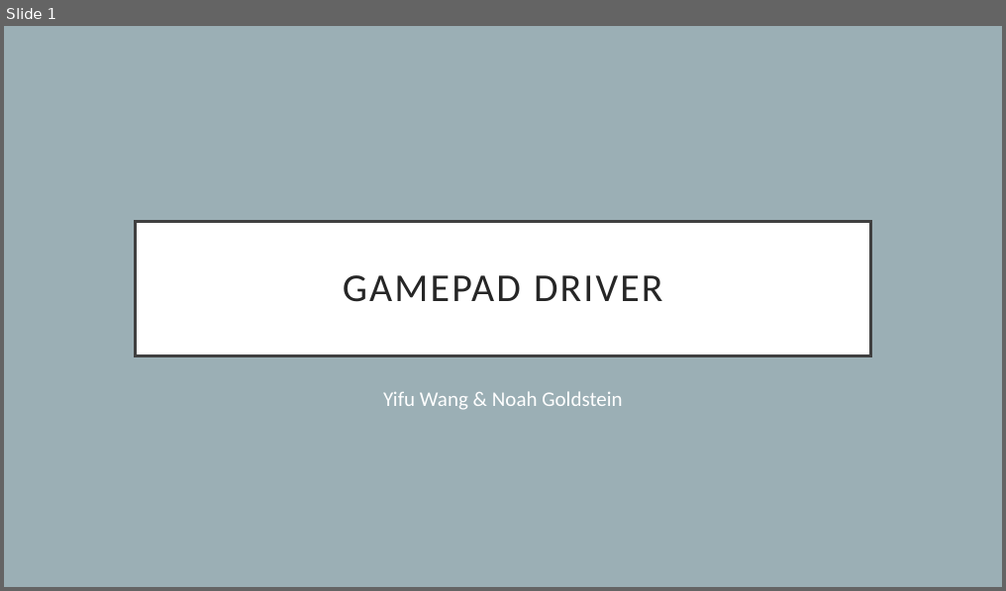
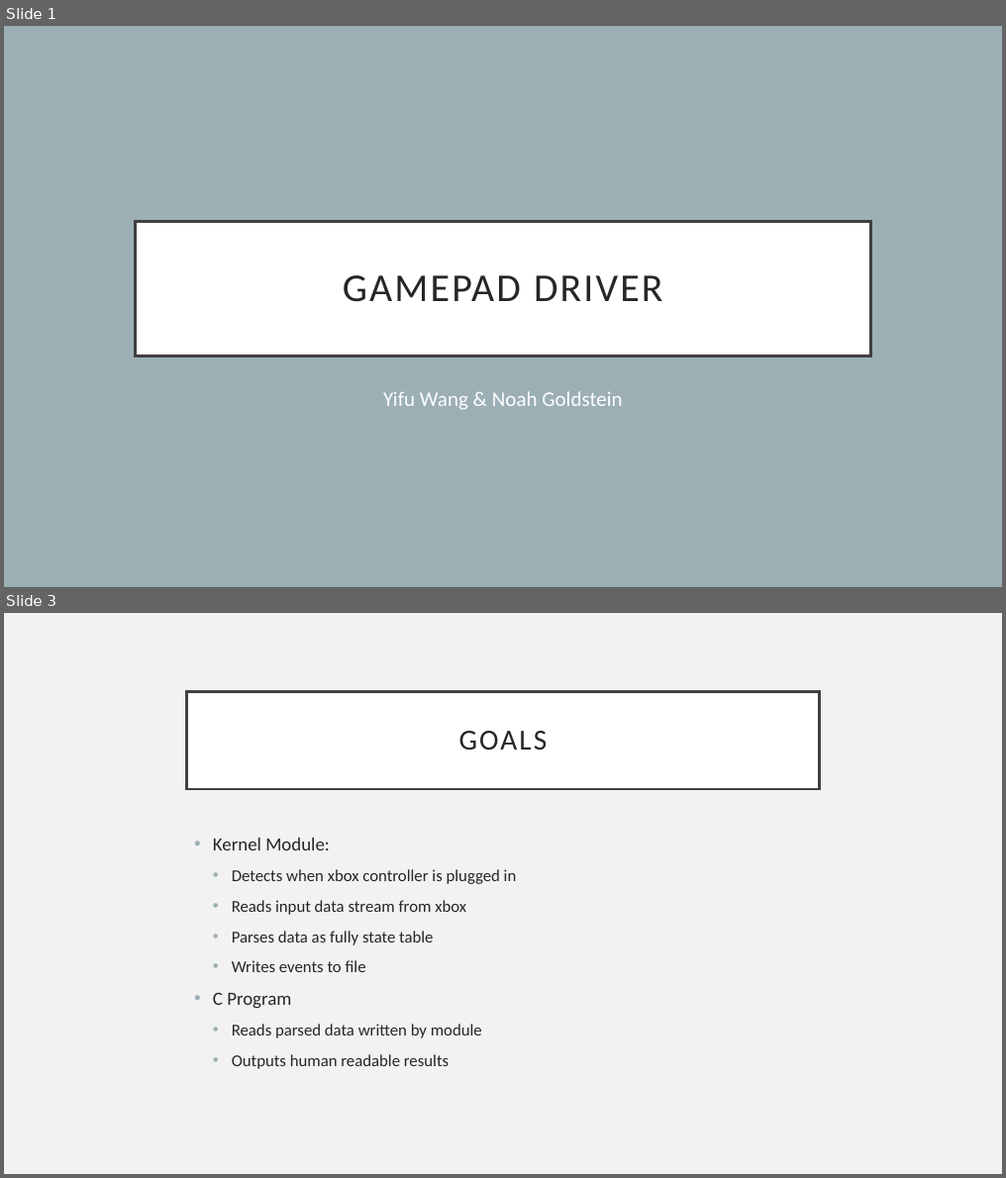
Before and after one commit to Luna1996/Joystick, a slide deck: present.pptx. Shown one above the other, each under a label of ours: slide 1 before the commit, slides 1 and 3 after it; the slides between them are not shown. The pictures are 1006x591 and 1006x1178 pixels, drawn with LibreOffice and Linux fonts; fonts in the diff are those of the drawing. Boxes give left, top, right and bottom in pixels: in the first picture for what was removed or moved away, otherwise in the second. Text is boxed around its words. In the diff, an @@ line names an element or a change of style, - is before the commit and + after.

```diff
--- a/present.pptx
+++ b/present.pptx
@@ slide 3 added at bbox=[4, 613, 1002, 1174], background #F2F2F2 @@
@@ title added at bbox=[187, 691, 819, 789], fill #FFFFFF, outline #404040 2.5 pt, 28 pt, text #262626 @@
+GOALS
@@ text added at bbox=[213, 838, 517, 1069], 16 pt, text #262626 @@
+• Kernel Module:
+  • Detects when xbox controller is plugged in
+  • Reads input data stream from xbox
+  • Parses data as fully state table
+  • Writes events to file
+• C Program
+  • Reads parsed data written by module
+  • Outputs human readable results
```
Also in this commit, not shown: 2 slides changed, 9 other slides added, 2 slides removed, 1 other file.
